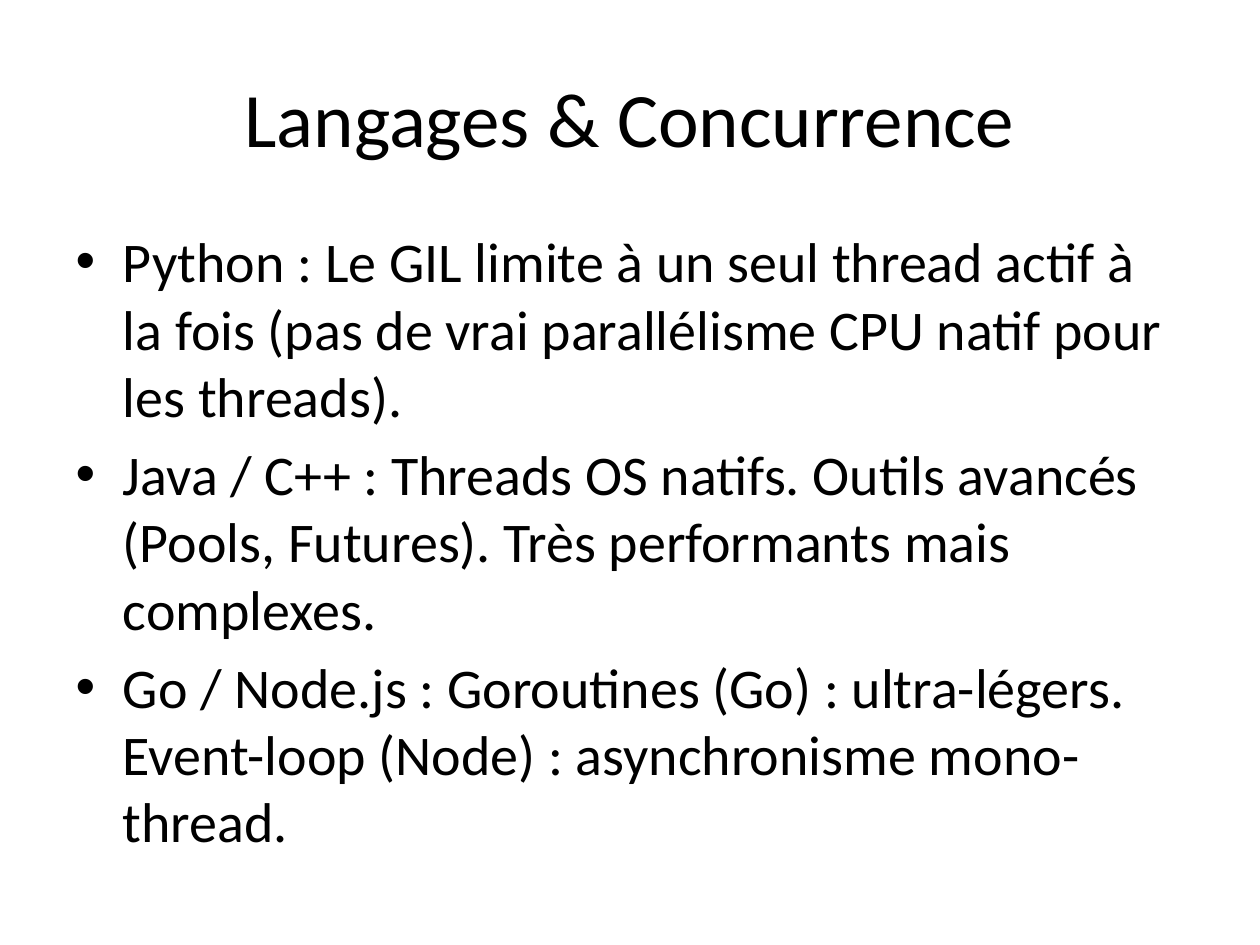
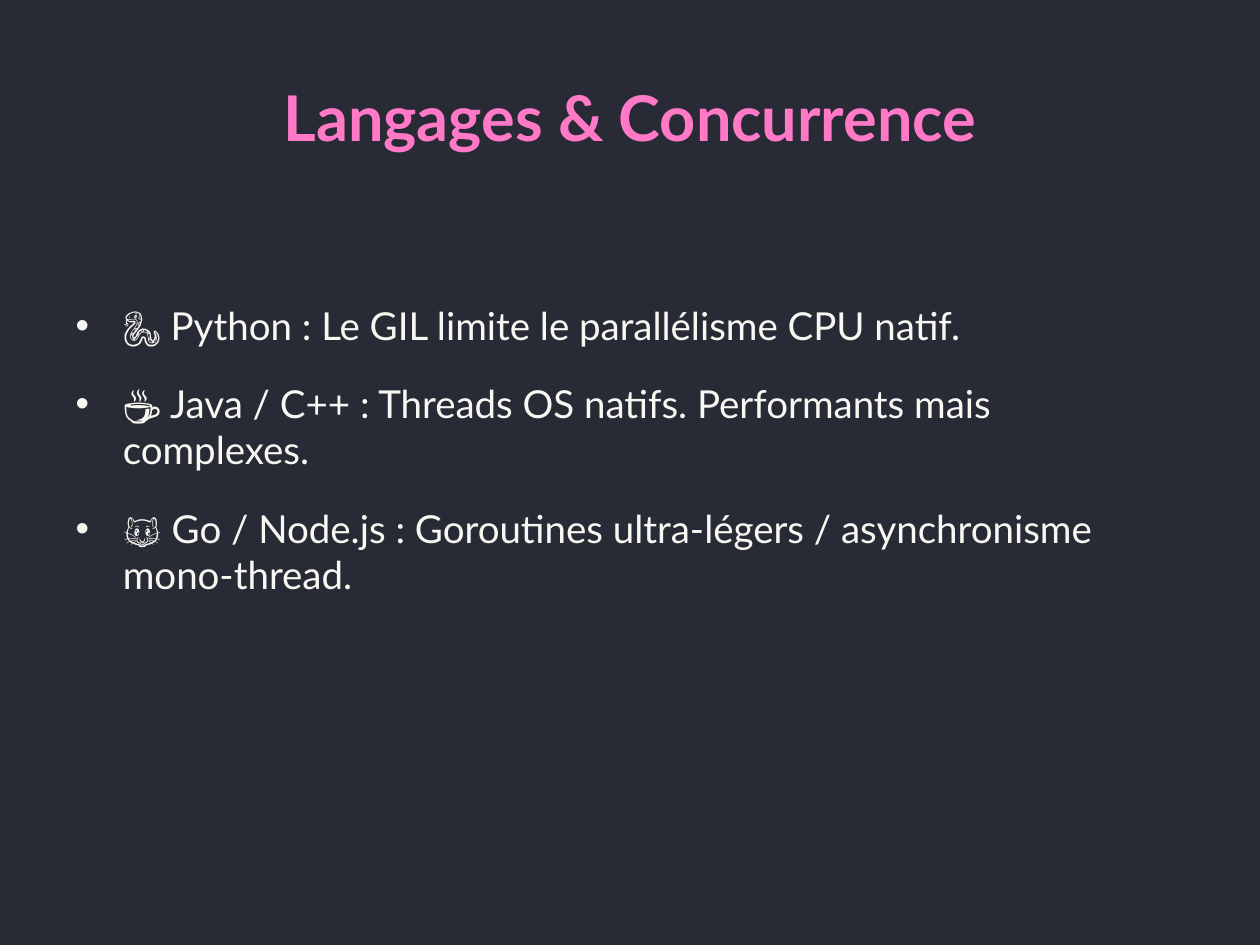
Before and after one commit to nacimoualla/presentation, a slide deck: slide 9 of presentation.pptx (slide 8 before the commit). Drawn at 1260x945 pixels with LibreOffice and Linux fonts; fonts in the diff are those of the drawing. Boxes give left, top, right and bottom in pixels: in the first picture for what was removed or moved away, otherwise in the second. Text is boxed around its words. In the diff, an @@ line names an element or a change of style, - is before the commit and + after.

```diff
--- a/presentation.pptx
+++ b/presentation.pptx
@@ background #FFFFFF to #282A36 @@
@@ title "Langages & Concurrence" at [283,95,976,153]: size 44 to 36 pt, font Calibri to Lato, text colour #000000 to #FF79C6, bold on @@
@@ text at [123,311,1092,590]: text changed; size 32 to 22 pt; font Calibri to Lato; text colour #000000 to #F8F8F2 @@
-• Python : Le GIL limite à un seul thread actif à la fois (pas de vrai parallélisme CPU natif pour les threads).
-• Java / C++ : Threads OS natifs. Outils avancés (Pools, Futures). Très performants mais complexes.
-• Go / Node.js : Goroutines (Go) : ultra-légers. Event-loop (Node) : asynchronisme mono-thread.
+• 🐍 Python : Le GIL limite le parallélisme CPU natif.
+• ☕ Java / C++ : Threads OS natifs. Performants mais complexes.
+• 🐹 Go / Node.js : Goroutines ultra-légers / asynchronisme mono-thread.
```
Also in this commit, not shown: 9 other slides changed, 1 slide added, 1 other file.
